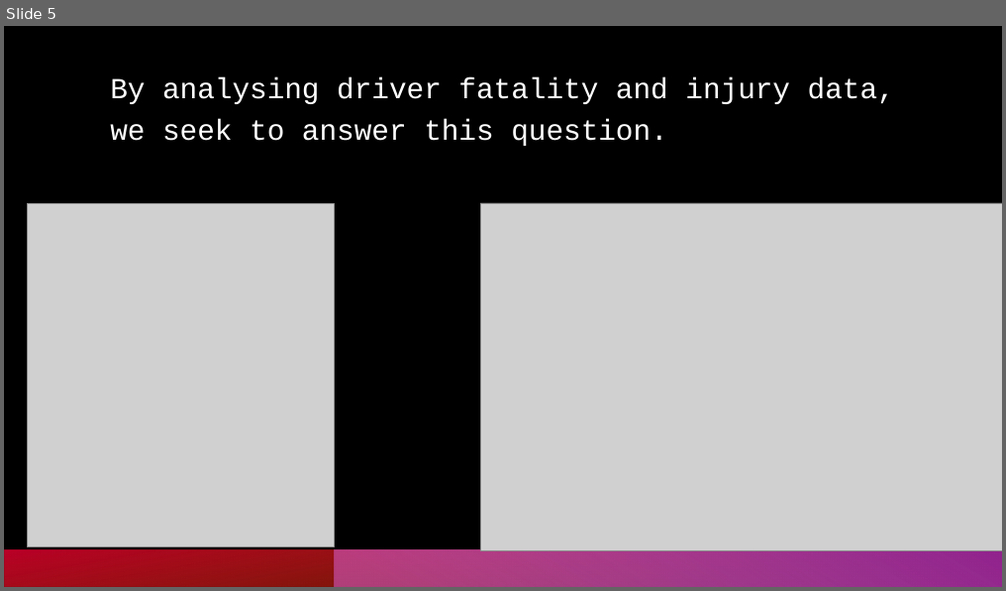
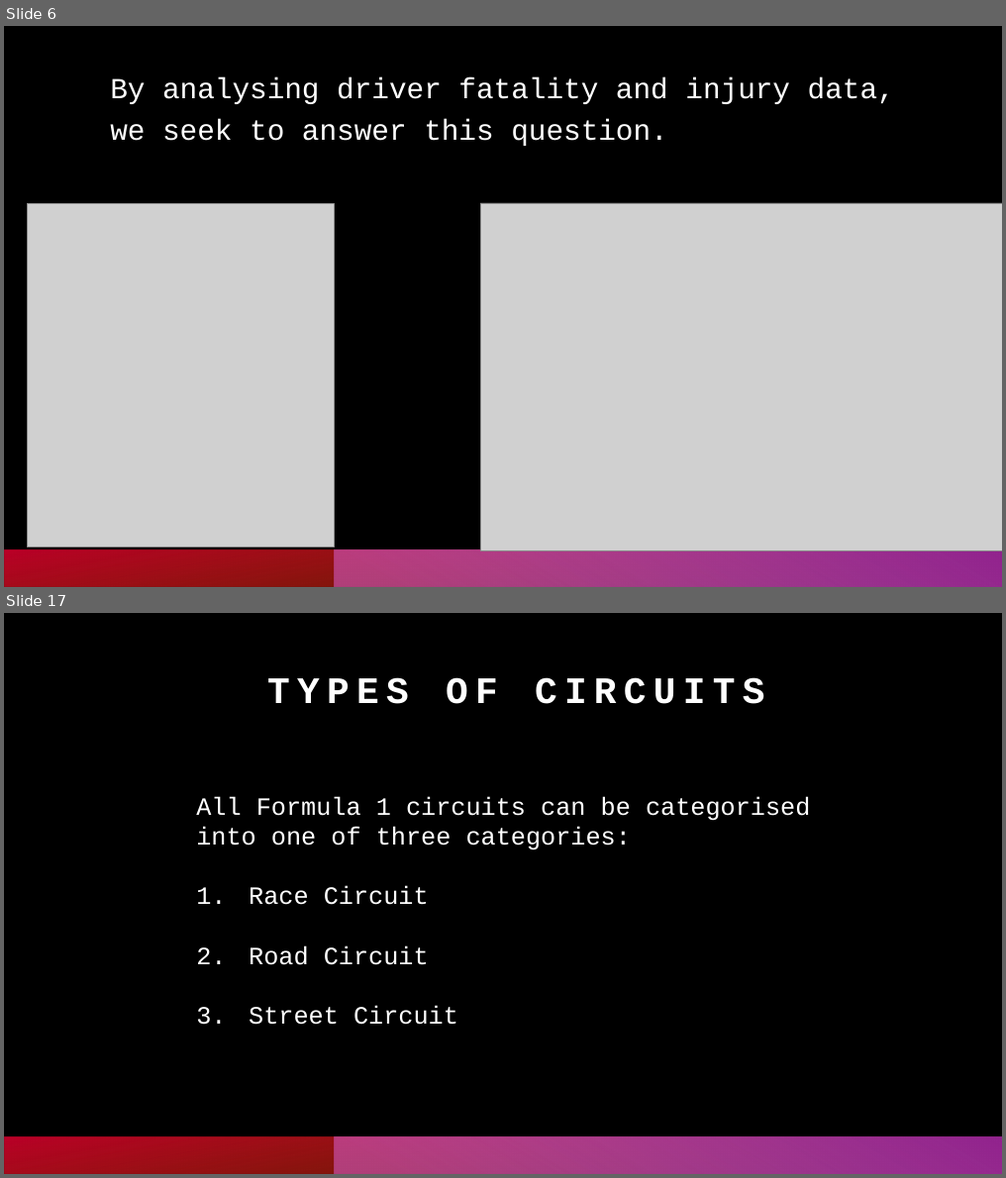
Before and after one commit to oli124/F1_safety, a slide deck: F1_driver_safety_pres.pptx. Shown one above the other, each under a label of ours: slide 5 before the commit, slides 6 and 17 after it; the slides between them are not shown. The pictures are 1006x591 and 1006x1178 pixels, drawn with LibreOffice and Linux fonts; fonts in the diff are those of the drawing; grey boxes stand for pictures. Boxes give left, top, right and bottom in pixels: in the first picture for what was removed or moved away, otherwise in the second. Text is boxed around its words. In the diff, an @@ line names an element or a change of style, - is before the commit and + after.

```diff
--- a/F1_driver_safety_pres.pptx
+++ b/F1_driver_safety_pres.pptx
@@ slide 17 added at [4, 613, 1002, 1174], background #000000; not listed: 2 template elements that a slide beside it also shows @@
@@ title added at [267, 677, 765, 704], 36 pt, text #FFFFFF, bold @@
+TYPES OF CIRCUITS
@@ text added at [196, 796, 810, 1025], 24 pt, text #FFFFFF @@
+All Formula 1 circuits can be categorised into one of three categories:
+1. Race Circuit
+2. Road Circuit
+3. Street Circuit
@@ what was slide 5 is now slide 6 @@
```
Also in this commit, not shown: 4 slides changed, 15 other slides added, 1 slide removed, 5 other files.
